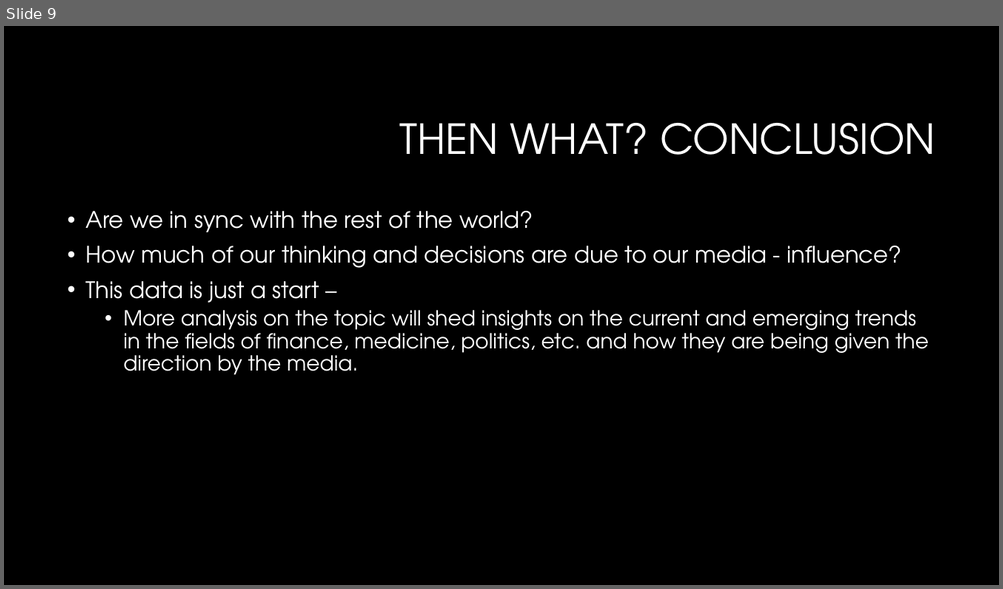
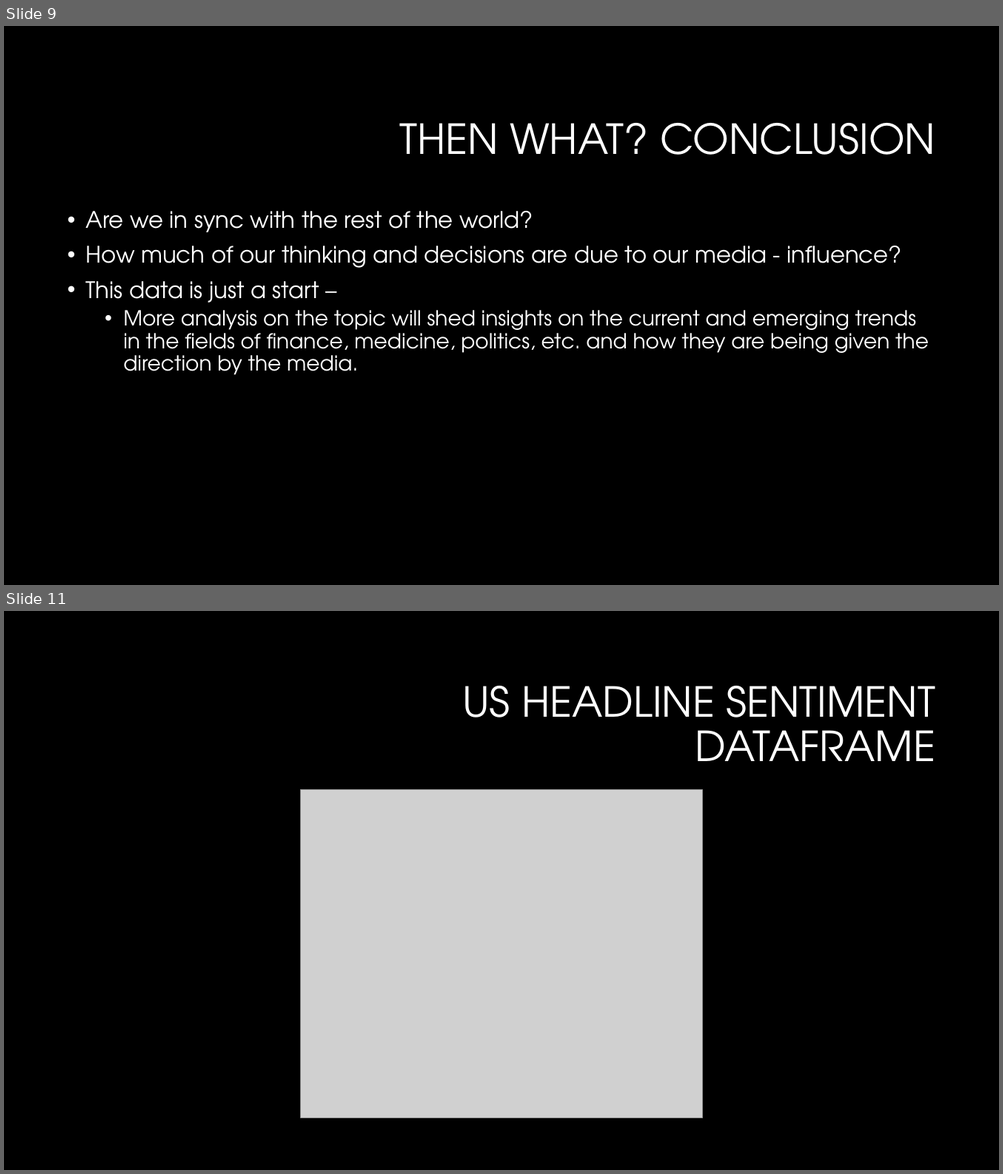
Before and after one commit to bsadagopa/Project1, a slide deck: Project1-Presentation.pptx. Shown one above the other, each under a label of ours: slide 9 before the commit, slides 9 and 11 after it; the slides between them are not shown. The pictures are 1003x589 and 1003x1174 pixels, drawn with LibreOffice and Linux fonts; fonts in the diff are those of the drawing; grey boxes stand for pictures; background and template pictures are left out. Boxes give left, top, right and bottom in pixels: in the first picture for what was removed or moved away, otherwise in the second. Text is boxed around its words. In the diff, an @@ line names an element or a change of style, - is before the commit and + after.

```diff
--- a/Project1-Presentation.pptx
+++ b/Project1-Presentation.pptx
@@ slide 11 added at <box>4,611,999,1170</box>, background #000000 @@
@@ title added at <box>462,686,936,761</box>, 40 pt, text #FFFFFF @@
+US HEADLINE SENTIMENT DATAFRAME
@@ picture added at <box>301,790,703,1119</box> @@
```
Also in this commit, not shown: 4 other slides added.
